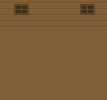
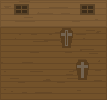
Layer changes from the first w=107, h=100 image to the second:
added layer "Wklejona warstwa #5" above "Wklejona warstwa #4" over [76, 60, 89, 80]
added layer "Wklejona warstwa #2" above "Wklejona warstwa #1" over [60, 28, 73, 48]
painted on "Tło" over [0, 0, 107, 100]
